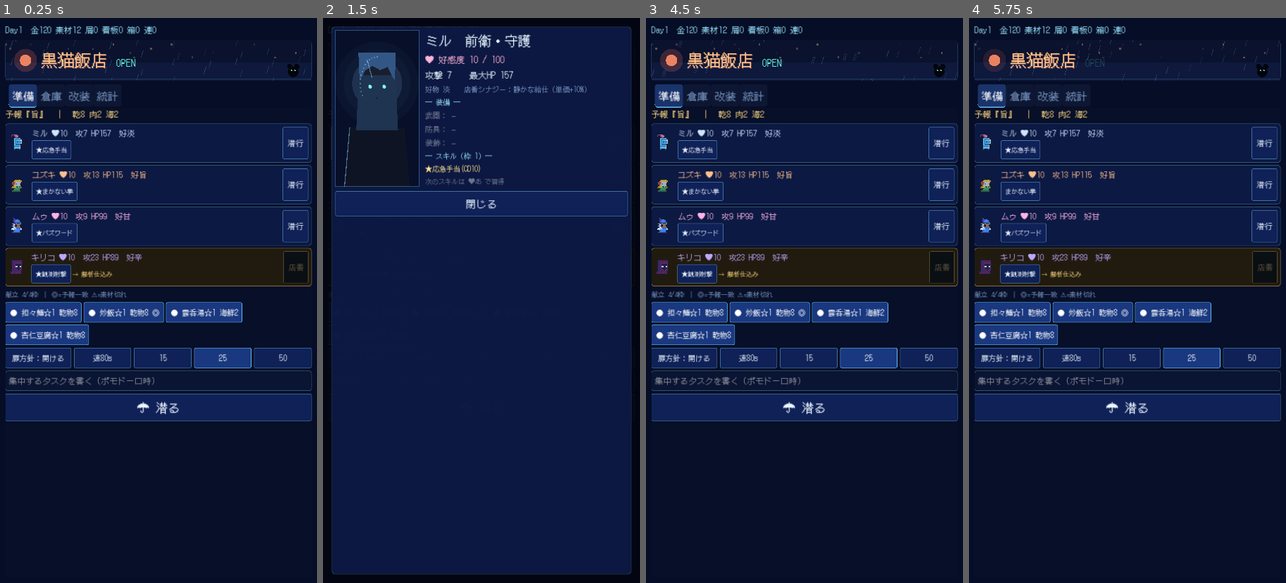
Above: before the commit, frames 1-4 (left to right).
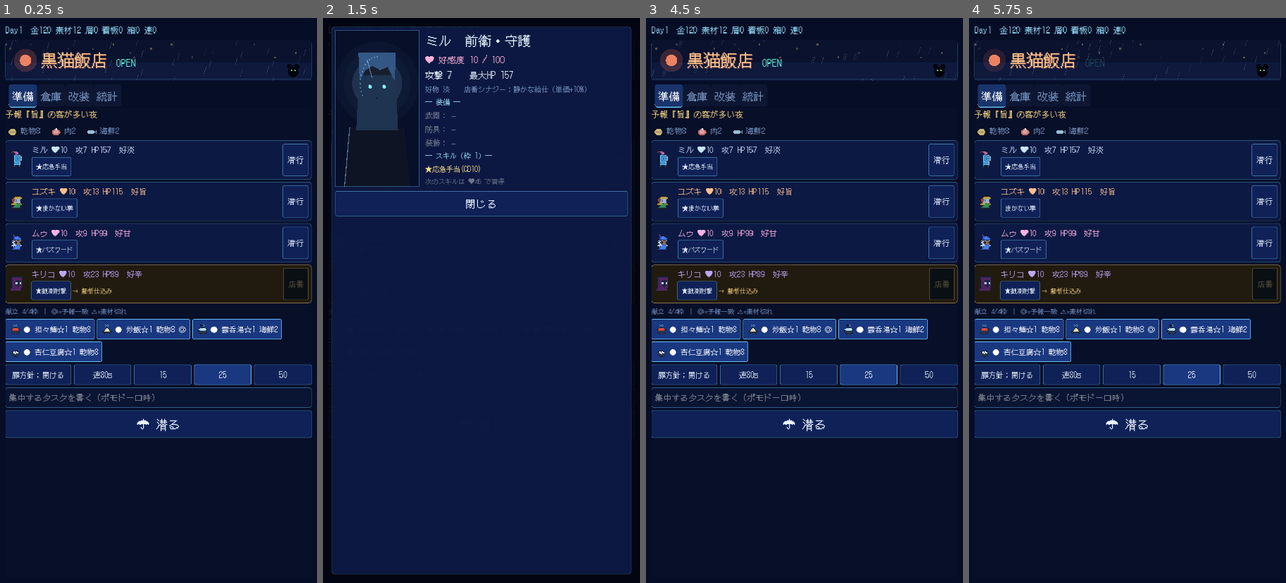
Above: after the commit, the same moments.

Repository: Conata/Pomodoro
Game: Godot game, scene res://main.tscn
Two runs of this game, one before a commit and one after it. Both use one fixed random seed, a clock stepped at 60 frames per second and the inputs below.
Inputs (mouse positions are in pixels of both pictures, inside the frame that each line leads up to):
- Up to frame 1 (0.25 s): no input
- Up to frame 2 (1.5 s): click (342, 142) at 0.52 s; click (342, 159) at 1.27 s
- Up to frame 3 (4.5 s): click "★応急手当" at 2 s; click "潜行" at 2.75 s; click (665, 181) at 3.52 s; click (665, 198) at 4.27 s
- Up to frame 4 (5.75 s): click "★まかない拳" at 5 s

The runs differ from the first frame. In frame 1, 31% of the frame differs, in the area x 1-99%, y 1-75%; in frame 2, 0.7%; in frame 3, 31%; in frame 4, 31%.

Commit message:
feat: 料理・箱・素材アイコンを手続き生成して献立UIに導入
AI画像生成は本環境に無いため、Pillow でゲーム素材をコード生成:
- tools/gen_assets.py: 料理12種/箱4段階/素材3種のピクセルアイコン(32px)
- 献立チップに料理サムネイル、在庫表示に素材アイコン、
  箱を開けるボタン/結果に箱アイコン
- ルートControlを nearest フィルタにしてドット感を維持
- 立ち絵(フユキ等)は別途AI生成で assets/portraits/ に置く運用

テスト70全パス、xvfbで朝画面を確認

https://claude.ai/code/session_016Bm5d2aQMXMz4o4Q9JWW5n

Diff:
--- a/main.gd
+++ b/main.gd
@@ -35,6 +35,7 @@
 var girls_box: VBoxContainer
 var menu_box: VBoxContainer
 var menu_title: Label
+var stock_row: HBoxContainer
 var door_btn: Button
 var task_edit: LineEdit
 var mode_group := ButtonGroup.new()
@@ -350,6 +351,7 @@
 func _build_ui() -> void:
 	theme = _make_theme()
 	set_anchors_preset(Control.PRESET_FULL_RECT)
+	texture_filter = CanvasItem.TEXTURE_FILTER_NEAREST  # 生成アイコンをドットのまま拡大
 	var bgrect := ColorRect.new()
 	bgrect.color = COL_BG
 	bgrect.set_anchors_preset(Control.PRESET_FULL_RECT)
@@ -585,6 +587,9 @@
 
 	forecast_label = _label("", 19, Color(1.0, 0.85, 0.5))
 	morning_box.add_child(forecast_label)
+	stock_row = HBoxContainer.new()
+	stock_row.add_theme_constant_override("separation", 2)
+	morning_box.add_child(stock_row)
 
 	girls_box = VBoxContainer.new()
 	girls_box.add_theme_constant_override("separation", 5)
@@ -780,6 +785,37 @@
 	return b
 
 
+var _gen_cache := {}
+
+
+func _gen_tex(path: String) -> Texture2D:
+	if not _gen_cache.has(path):
+		var full := "res://assets/generated/%s.png" % path
+		_gen_cache[path] = load(full) if ResourceLoader.exists(full) else null
+	return _gen_cache[path]
+
+
+func _food_icon(id: String) -> Texture2D:
+	return _gen_tex("food/" + id)
+
+
+func _box_icon(grade: int) -> Texture2D:
+	return _gen_tex("box/%d" % grade)
+
+
+func _ing_icon(kind: String) -> Texture2D:
+	return _gen_tex("ing/" + kind)
+
+
+func _icon_rect(tex: Texture2D, sz: int) -> TextureRect:
+	var tr := TextureRect.new()
+	tr.texture = tex
+	tr.custom_minimum_size = Vector2(sz, sz)
+	tr.stretch_mode = TextureRect.STRETCH_KEEP_ASPECT_CENTERED
+	tr.texture_filter = CanvasItem.TEXTURE_FILTER_NEAREST
+	return tr
+
+
 func _girl_icon(id: String) -> TextureRect:
 	var tr := TextureRect.new()
 	var sprite: String = KuroData.GIRLS[id]["sprite"]
@@ -819,9 +855,16 @@
 
 func _refresh_morning() -> void:
 	var s := sim.state
-	forecast_label.text = "%s予報『%s』  ｜  乾%d 肉%d 海%d" % [
-		offline_note, s["forecast"],
-		int(s["stock"]["dry"]), int(s["stock"]["meat"]), int(s["stock"]["sea"])]
+	forecast_label.text = "%s予報『%s』の客が多い夜" % [offline_note, s["forecast"]]
+	# 素材在庫をアイコン付きで
+	_clear(stock_row)
+	for kind in KuroData.INGS:
+		var ic := _ing_icon(kind)
+		if ic != null:
+			stock_row.add_child(_icon_rect(ic, 26))
+		var sl := _label("%s%d　" % [KuroData.ING_NAMES[kind], int(s["stock"][kind])], 18, COL_DIM)
+		sl.autowrap_mode = TextServer.AUTOWRAP_OFF
+		stock_row.add_child(sl)
 	_clear(girls_box)
 	for id in KuroData.GIRL_ORDER:
 		girls_box.add_child(_girl_card(id))
@@ -846,6 +889,10 @@
 				KuroData.ING_NAMES[r["ing"]], ing_stock,
 				" ◎" if hit else "", " ！" if ing_stock <= 0 else ""]
 		b2.add_theme_font_size_override("font_size", 17)
+		var fi := _food_icon(id)
+		if fi != null:
+			b2.icon = fi
+			b2.add_theme_constant_override("icon_max_width", 26)
 		if in_menu:
 			b2.add_theme_color_override("font_color", Color(1.0, 0.9, 0.55))
 		b2.pressed.connect(_on_menu_toggle.bind(String(id)))
@@ -929,6 +976,11 @@
 			night_box.add_child(sp)
 	var open_b := _button("箱を開ける（残り %d）" % s["boxes"].size(), _on_open_box, 24)
 	open_b.disabled = s["boxes"].is_empty()
+	if not s["boxes"].is_empty():
+		var bi := _box_icon(int(s["boxes"][0]))
+		if bi != null:
+			open_b.icon = bi
+			open_b.add_theme_constant_override("icon_max_width", 30)
 	night_box.add_child(open_b)
 	var talk := sim.available_talk()
 	if not talk.is_empty():
@@ -1137,8 +1189,15 @@
 		return
 	_sfx("chest_open")
 	var panel := PanelContainer.new()
-	panel.add_child(_label("%s → %s" % [KuroData.BOX_NAMES[int(r["grade"])], r["text"]], 20,
-			Color(0.7, 1.0, 0.85)))
+	var hb := HBoxContainer.new()
+	hb.add_theme_constant_override("separation", 8)
+	var bi := _box_icon(int(r["grade"]))
+	if bi != null:
+		hb.add_child(_icon_rect(bi, 30))
+	var rl := _label("%s → %s" % [KuroData.BOX_NAMES[int(r["grade"])], r["text"]], 20, Color(0.7, 1.0, 0.85))
+	rl.size_flags_horizontal = Control.SIZE_EXPAND_FILL
+	hb.add_child(rl)
+	panel.add_child(hb)
 	night_box.add_child(panel)
 	night_box.move_child(panel, 1)
 	_save(Time.get_unix_time_from_system())
Binary file added: assets/generated/box/0.png
Not shown, added: assets/generated/box/0.png.import
Binary file added: assets/generated/box/1.png
Not shown, added: assets/generated/box/1.png.import
Binary file added: assets/generated/box/2.png
Not shown, added: assets/generated/box/2.png.import
Binary file added: assets/generated/box/3.png
Not shown, added: assets/generated/box/3.png.import
Binary file added: assets/generated/food/annin.png
Not shown, added: assets/generated/food/annin.png.import
Binary file added: assets/generated/food/chahan.png
Not shown, added: assets/generated/food/chahan.png.import
(and 28 more such lines)
